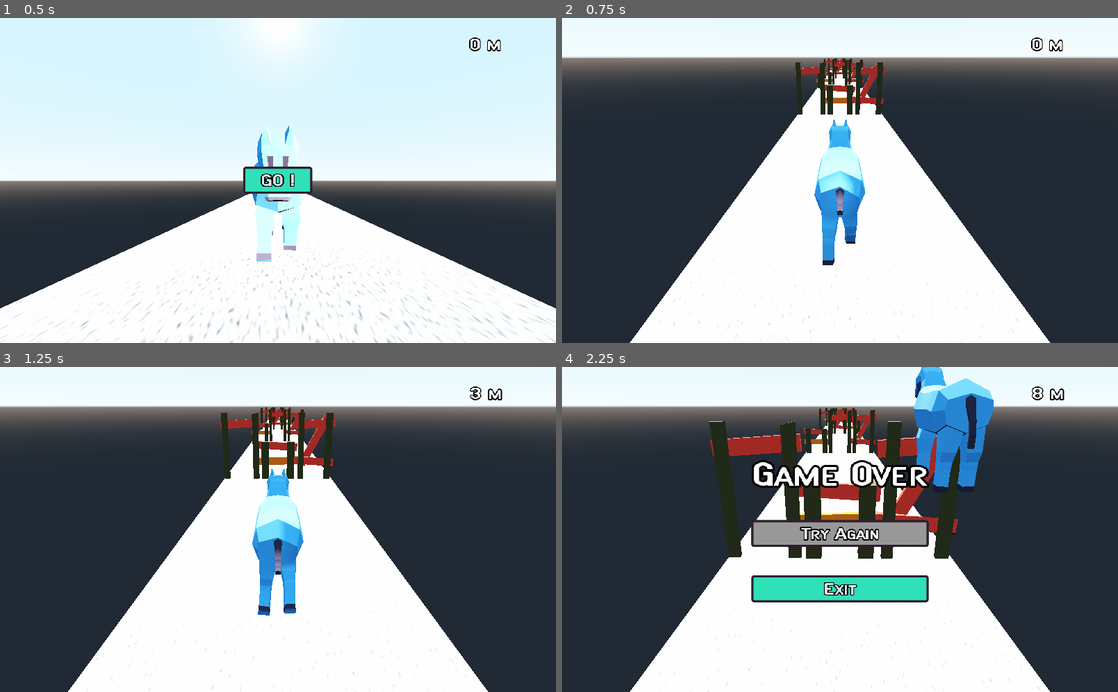
Above: before the commit, frames 1-4 (two rows, left to right).
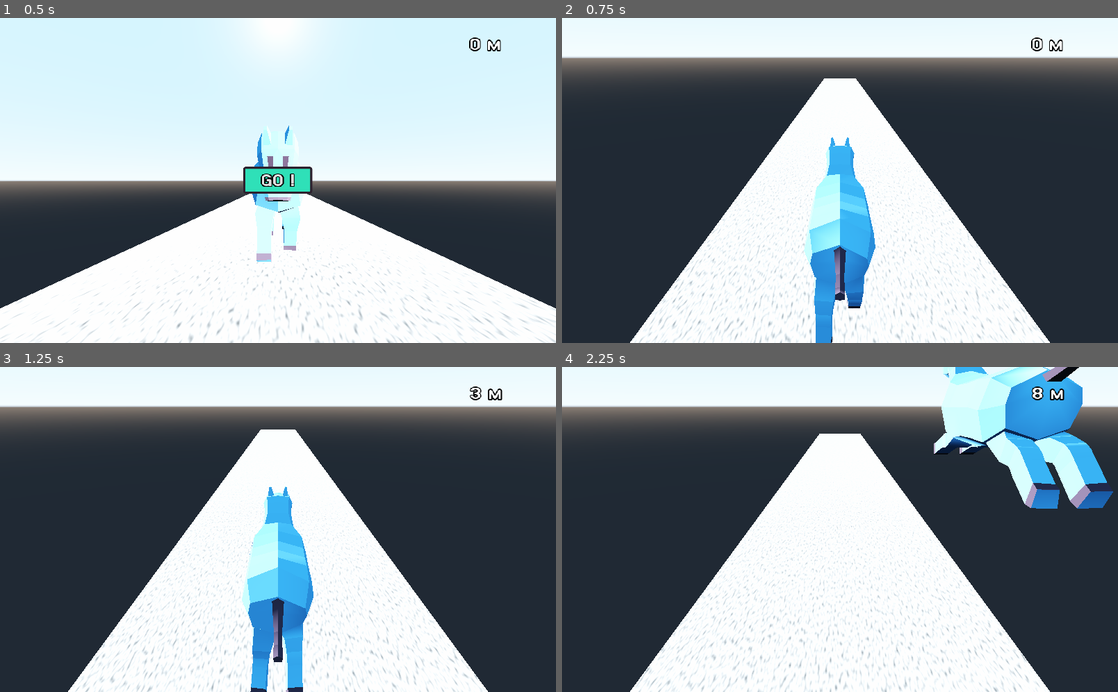
Above: after the commit, the same moments.

Repository: sparkoo/Kvalfors
Game: Godot game, scene res://Gui/MainMenu.tscn
Same seed, same stepped clock (60 frames per second), same inputs: the game is played once before the commit and once after it.
Inputs:
- Up to frame 1 (0.5 s): no input
- Up to frame 2 (0.75 s): click "GO !" at 0.5 s
- Up to frame 3 (1.25 s): no input
- Up to frame 4 (2.25 s): tap Enter (ui_accept) at 1.25 s; hold Right (right) 1.28-2.03 s; hold Enter (ui_accept) 1.28-2.03 s; tap Up (jump) at 1.52 s; hold Left (left) from 2.03 s (still down); tap Down (slide) at 2.1 s

Frame 1 is identical in both runs. In frame 2, 8.0% of the frame differs, in the area x 12-87%, y 12-100%; in frame 3, 9.1%; in frame 4, 25%, in the area x 13-100%, y 0-100%.

Commit message:
randomly generated obstacless in endless map

Diff:
--- a/Game/GameControl.gd
+++ b/Game/GameControl.gd
@@ -7,4 +7,4 @@
 	get_tree().quit()
 
 func startGame():
-	get_tree().change_scene("res://Levels/Level1.tscn")
+	get_tree().change_scene("res://Levels/LevelEndless.tscn")
--- a/Levels/LevelEndless.gd
+++ b/Levels/LevelEndless.gd
@@ -1,4 +1,10 @@
 extends "res://Levels/LevelTemplate.gd"
+
+var obstacles = [
+	load("res://Obstacles/ObstacleBlock.tscn"),
+	load("res://Obstacles/ObstacleJump.tscn"),
+	load("res://Obstacles/ObstacleSlide.tscn")
+]
 
 func _ready():
 	for n in range(2):
@@ -9,6 +15,12 @@
 
 
 func _on_GenNextDetector_body_entered(body: Node):
-	generateNext()
+	var nextBlock = generateNext()
+	placeObstacles(nextBlock)
 	moveGenDetector()
 	cleanup()
+
+func placeObstacles(nextBlock):
+	var obstacle = obstacles[randi() % obstacles.size()].instance()
+	nextBlock.add_child(obstacle)
+	obstacle.translate(Vector3((randi() % 3) - 1, 0, 0))
--- a/Levels/LevelEndless.tscn
+++ b/Levels/LevelEndless.tscn
@@ -15,7 +15,4 @@
 
 [node name="CollisionShape" type="CollisionShape" parent="Level/GenNextDetector" index="0"]
 shape = SubResource( 1 )
-
-[node name="Player" parent="." index="2"]
-transform = Transform( 1, 0, 0, 0, 1, 0, 0, 0, 1, 0, 0.7, 0 )
 [connection signal="body_entered" from="Level/GenNextDetector" to="." method="_on_GenNextDetector_body_entered"]
--- a/Levels/LevelTemplate.gd
+++ b/Levels/LevelTemplate.gd
@@ -44,6 +44,7 @@
 	roadBlocks.add_child(nextBlock)
 	nextBlock.translate(nextPositionPointer.translation)
 	nextPositionPointer.translate(ROADBLOCK_SIZE)
+	return nextBlock
 
 func cleanup():
 	var blockToDelete : Node = roadBlocks.get_children()[0]
